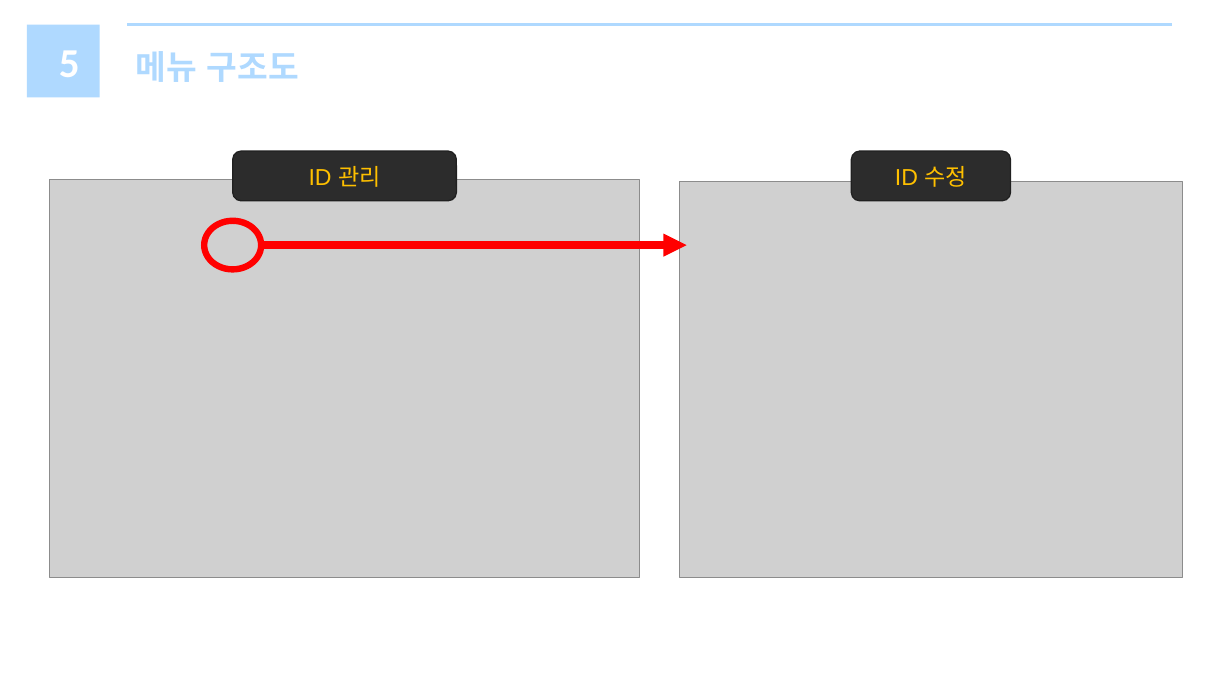
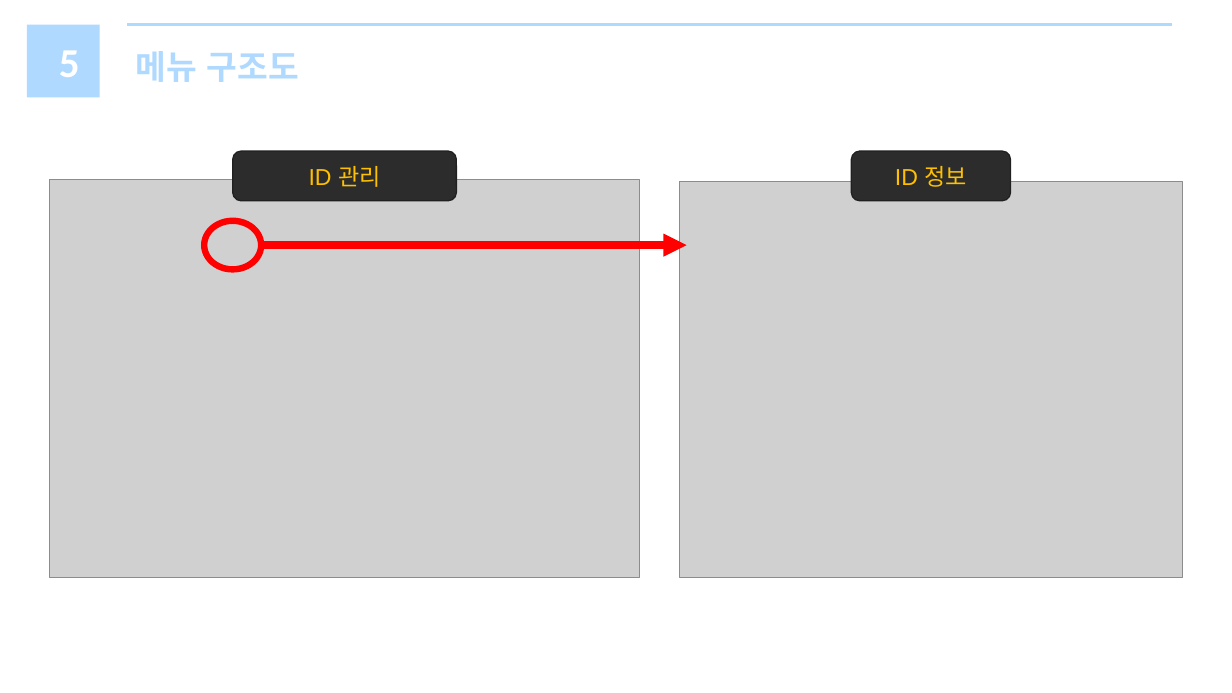
Before and after one commit to Korathkr/Laptop_Lending, a slide deck: slide 21 of 노트북 관리 프로그램.pptx. Drawn at 1232x693 pixels with LibreOffice and Linux fonts; fonts in the diff are those of the drawing; grey boxes stand for pictures. Boxes give left, top, right and bottom in pixels: in the first picture for what was removed or moved away, otherwise in the second. Text is boxed around its words. In the diff, an @@ line names an element or a change of style, - is before the commit and + after.

```diff
--- a/노트북 관리 프로그램.pptx
+++ b/노트북 관리 프로그램.pptx
@@ rounded rectangle "ID 정보" at bbox=[851, 151, 1010, 201]: proportions changed @@
@@ text in rounded rectangle at bbox=[895, 166, 967, 187]: text changed @@
-ID 수정
+ID 정보
```
